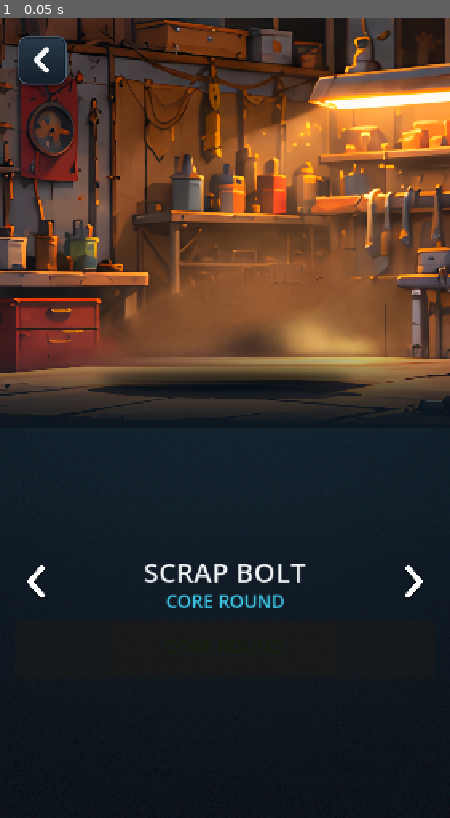
Above: before the commit, frame 1.
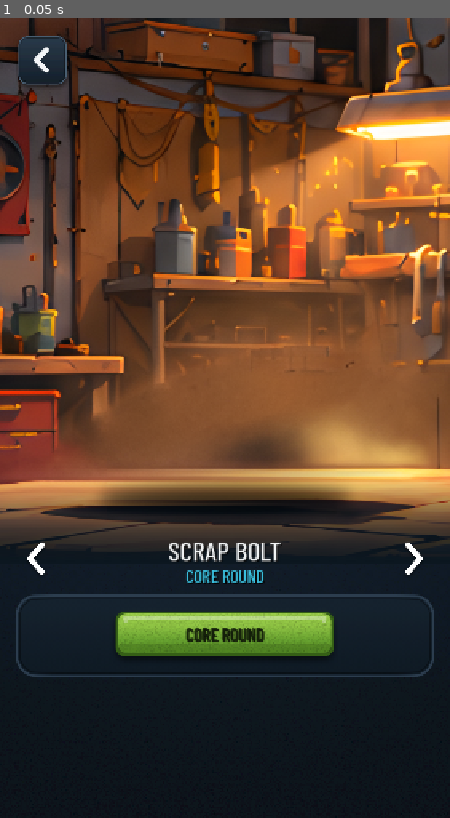
Above: after the commit, the same moment.

Repository: phantompixel-developer/FortKnocks
Game: Godot game, scene res://game/progression/workshop_screen.tscn
Two runs of this game, one before a commit and one after it. Both use one fixed random seed, a clock stepped at 60 frames per second and the inputs below. This scene is started directly instead of the project's main scene.
Inputs:
- Up to frame 1 (0.05 s): no input

The runs differ from the first frame. In frame 1, 57% of the frame differs, in the area x 0-100%, y 0-83%.
Error before the commit: Parse Error: Cannot infer the type of "target_bottom" variable because the value doesn't have a set type. (res://game/progression/workshop_screen.gd:125)

Commit message:
fix: type Workshop showroom layout calculations

Diff:
--- a/game/progression/workshop_screen.gd
+++ b/game/progression/workshop_screen.gd
@@ -122,13 +122,13 @@
 func _sync_showroom() -> void:
 	if not is_node_ready():
 		return
-	var target_bottom := %Header.global_position.y - global_position.y + 48.0
-	var reference_height := 656.0
+	var target_bottom: float = float(%Header.global_position.y - global_position.y + 48.0)
+	var reference_height: float = 656.0
 	showroom.size = Vector2(size.x, maxf(target_bottom, 430.0))
-	var scale_up := maxf(showroom.size.y / reference_height, 1.0)
+	var scale_up: float = maxf(float(showroom.size.y) / reference_height, 1.0)
 	if scale_up > 1.0:
-		var base_width := showroom.size.x * 0.70
-		var grow := (base_width * scale_up - base_width) * 0.5
+		var base_width: float = float(showroom.size.x) * 0.70
+		var grow: float = (base_width * scale_up - base_width) * 0.5
 		weapon_display.offset_left = -grow
 		weapon_display.offset_right = grow
 
